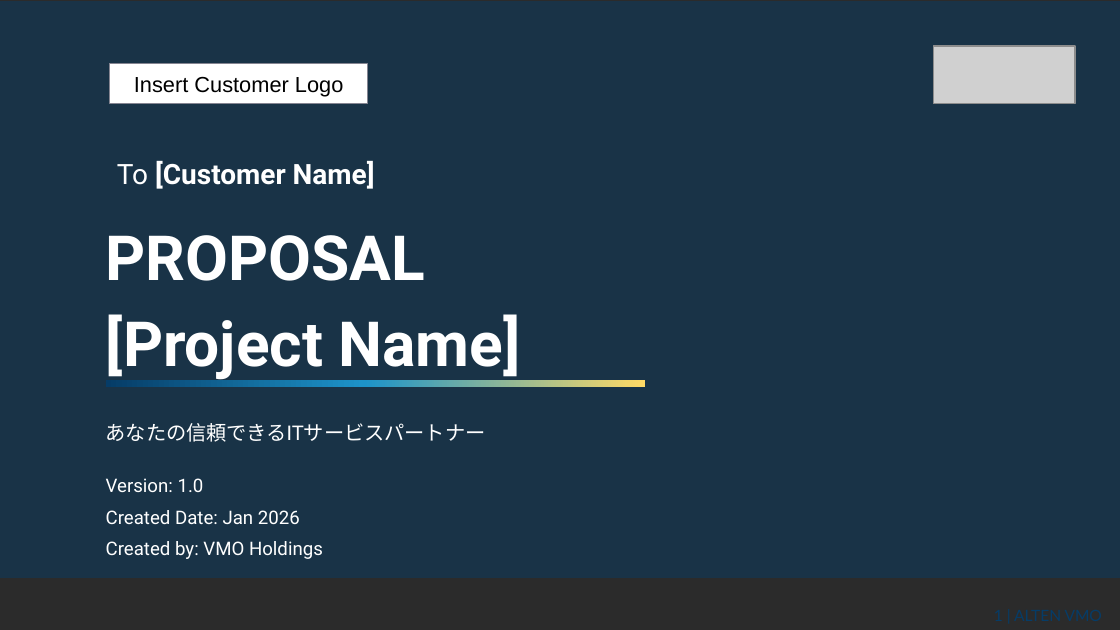
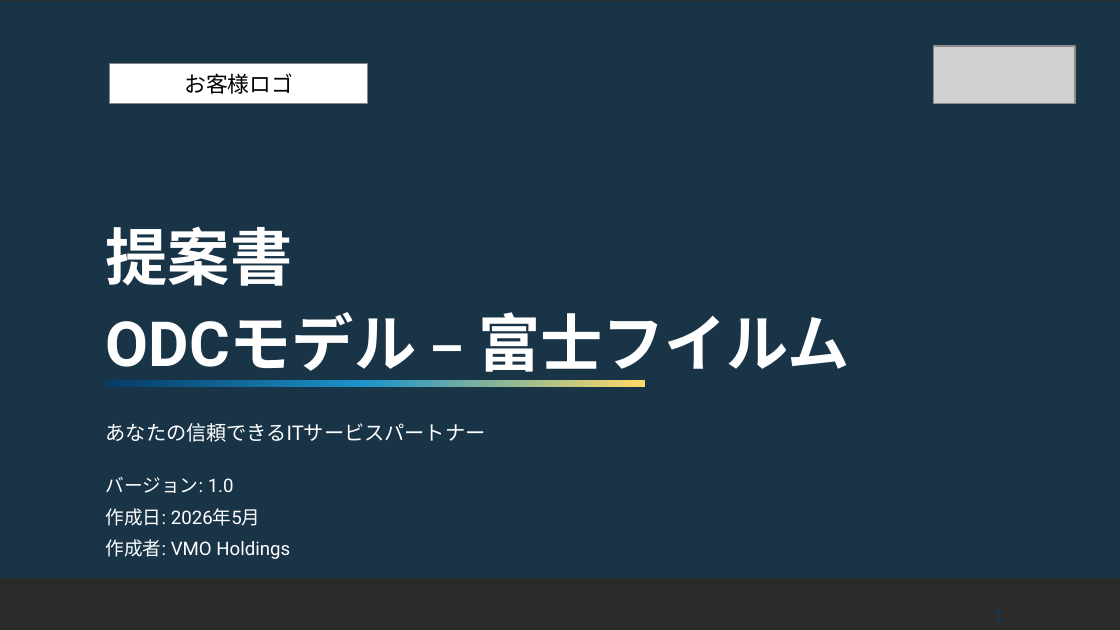
Before and after one commit to sslakd/Utility-app, a slide deck: slide 1 of Fujifilm_ODC_Proposal_JP.pptx. Drawn at 1120x630 pixels with LibreOffice and Linux fonts; fonts in the diff are those of the drawing; grey boxes stand for pictures; background and template pictures are left out; a plain dark background stands for a picture behind light text. Boxes give left, top, right and bottom in pixels: in the first picture for what was removed or moved away, otherwise in the second. Text is boxed around its words. In the diff, an @@ line names an element or a change of style, - is before the commit and + after.

```diff
--- a/Fujifilm_ODC_Proposal_JP.pptx
+++ b/Fujifilm_ODC_Proposal_JP.pptx
@@ text in rectangle at [184, 73, 293, 94]: text changed @@
-Insert Customer Logo
+お客様ロゴ
@@ text removed at [117, 161, 375, 189] @@
-To [Customer Name]
@@ text at [106, 226, 850, 382]: text changed @@
-PROPOSAL
-[Project Name]
+提案書
+ODCモデル – 富士フイルム
@@ text at [106, 477, 290, 559]: text changed @@
-Version: 1.0
-Created Date: Jan 2026
-Created by: VMO Holdings
+バージョン: 1.0
+作成日: 2026年5月
+作成者: VMO Holdings
@@ page number at [982, 590, 1120, 630]: text changed @@
-1 | ALTEN VMO
+1
```
Also in this commit, not shown: 20 other slides changed, 1 slide added, 1 slide removed.
